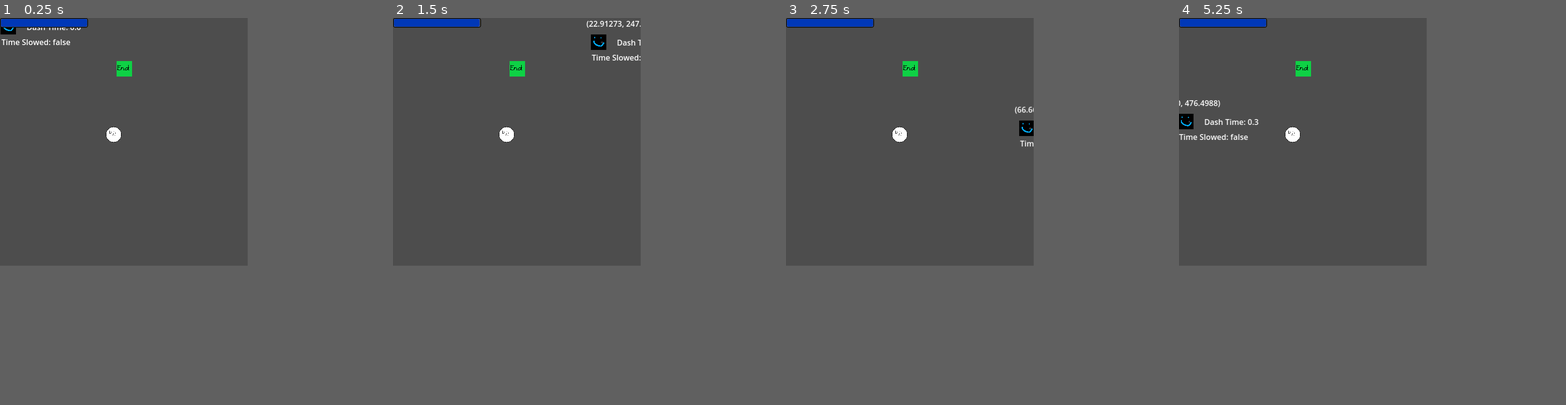
Above: before the commit, frames 1-4 (left to right).
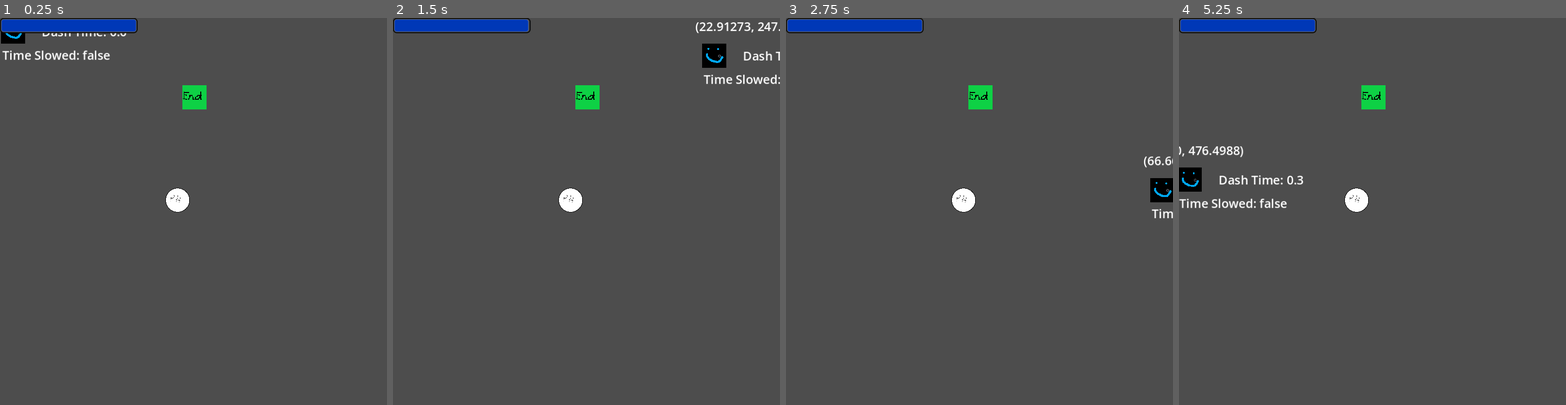
Above: after the commit, the same moments.

Repository: MassiveBreaker/IcoJam-321
Game: Godot game, scene res://Scenes/Main.tscn
Same seed, same stepped clock (60 frames per second), same inputs: the game is played once before the commit and once after it.
Inputs:
- Up to frame 1 (0.25 s): no input
- Up to frame 2 (1.5 s): tap Enter at 0.5 s; hold D (Right) 0.53-1.28 s; hold F (Dash) 0.53-1.28 s; hold S (Down) from 1.28 s (still down); tap T (Timestop) at 1.35 s
- Up to frame 3 (2.75 s): release S (Down) at 2.03 s; hold D (Right) from 2.03 s (still down); hold F (Dash) from 2.03 s (still down)
- Up to frame 4 (5.25 s): tap Space at 2.75 s; release D (Right) at 2.78 s; release F (Dash) at 2.78 s; hold W (Up) 2.78-3.53 s; tap T (Timestop) at 2.85, 4.35 s; hold F (Dash) 3.53-4.28 s; hold A (Left) 3.53-5.03 s; tap Enter at 5 s; hold S (Down) from 5.03 s (still down); hold F (Dash) from 5.03 s (still down)
The window is 512x512 before the commit and 800x800 after it. Grey fills any space a smaller window leaves; there, only what the larger window draws over its background counts as a difference.

The runs differ from the first frame. In frame 1, 2.6% of the frame differs, in the area x 0-54%, y 0-51%; in frame 2, 3.3%; in frame 3, 2.7%; in frame 4, 3.6%.

Commit message:
Update project.godot

Diff:
--- a/project.godot
+++ b/project.godot
@@ -28,6 +28,9 @@
 window/size/viewport_width=512
 window/size/viewport_height=512
 window/size/resizable=false
+window/size/window_width_override=1024
+window/size/window_height_override=1024
+window/stretch/mode="canvas_items"
 
 [editor]
 
